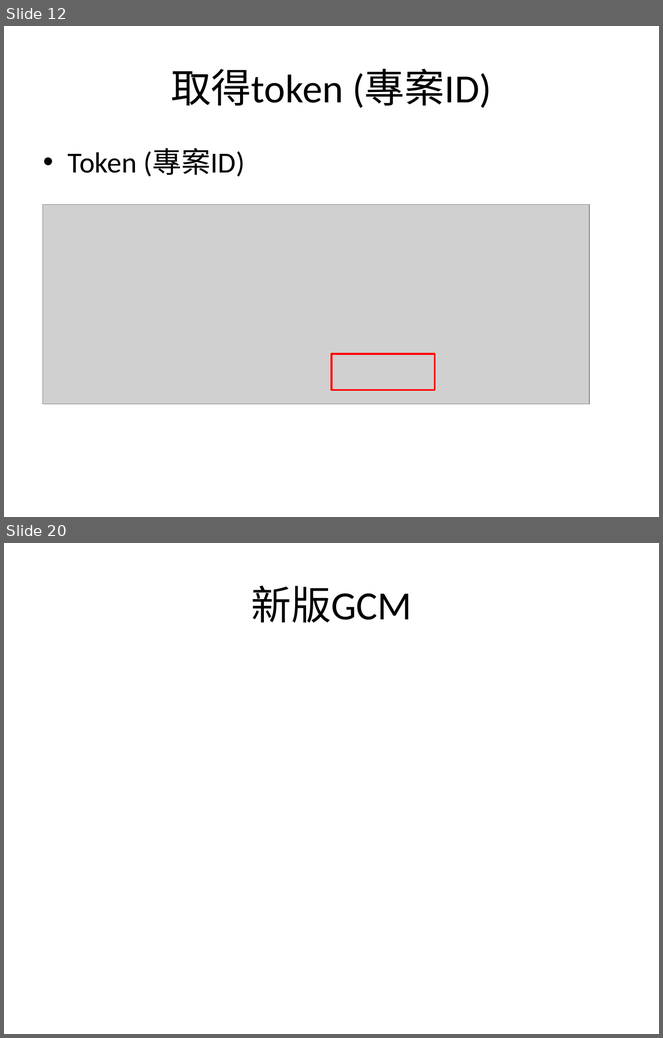
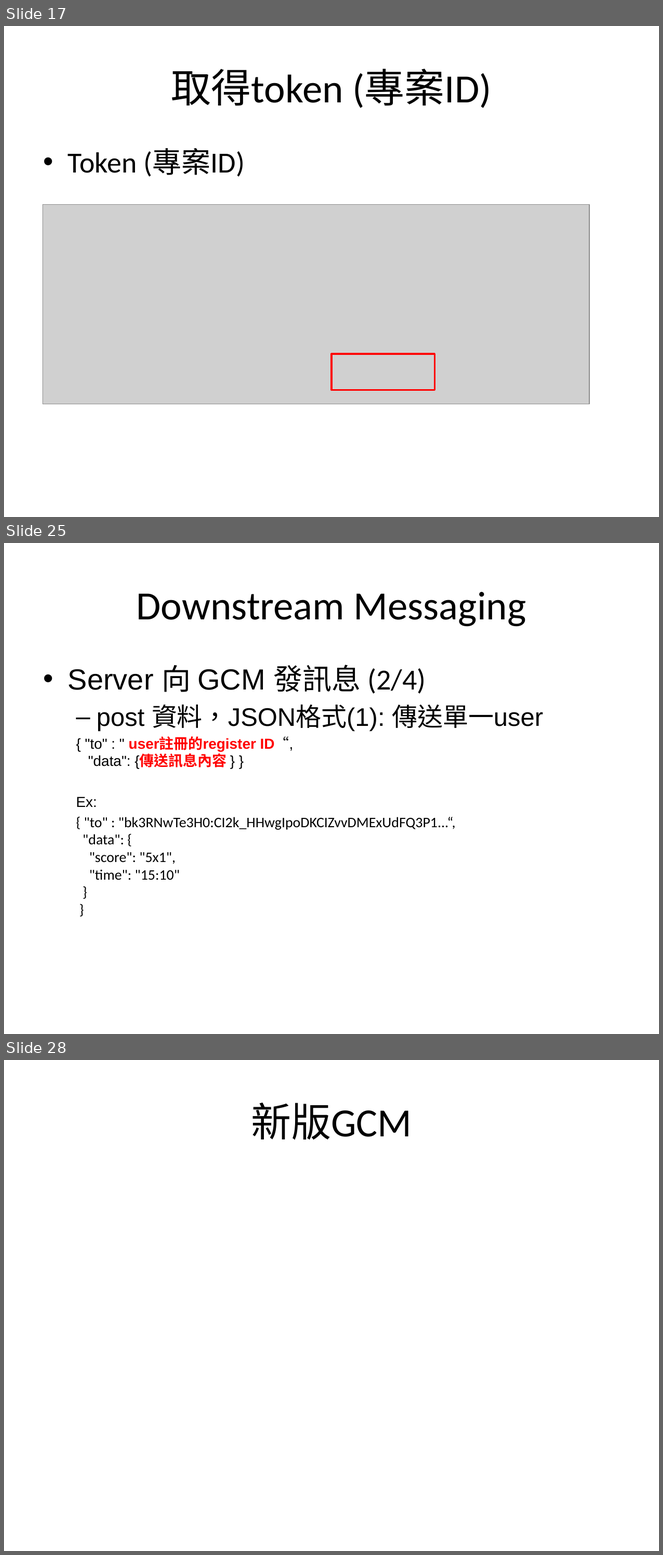
Before and after one commit to sonnyshih/AndroidDemoSample, a slide deck: CustomerUIDemo/GCM instruction.pptx. Shown one above the other, each under a label of ours: slides 12 and 20 before the commit, slides 17, 25 and 28 after it; the slides between them are not shown. The pictures are 663x1038 and 663x1555 pixels, drawn with LibreOffice and Linux fonts; fonts in the diff are those of the drawing; grey boxes stand for pictures. Boxes give left, top, right and bottom in pixels: in the first picture for what was removed or moved away, otherwise in the second. Text is boxed around its words. In the diff, an @@ line names an element or a change of style, - is before the commit and + after.

Commit message:
1. Modify GCM instruction.pptx 2. Modify the Downstream Messaging Demo

```diff
--- a/CustomerUIDemo/GCM instruction.pptx
+++ b/CustomerUIDemo/GCM instruction.pptx
@@ slide 25 added at [4, 543, 659, 1034], background #FFFFFF @@
@@ title added at [137, 592, 527, 627], 44 pt, text #000000 @@
+Downstream Messaging
@@ text added at [68, 665, 543, 880], 16 pt, text #000000 @@
+• Server 向 GCM 發訊息 (2/4)
+  – post 資料，JSON格式(1): 傳送單一user
+  { "to" : " user註冊的register ID“,
+  "data": {傳送訊息內容 } }
+  Ex:
+  { "to" : "bk3RNwTe3H0:CI2k_HHwgIpoDKCIZvvDMExUdFQ3P1...“,
+  "data": {
+  "score": "5x1",
+  "time": "15:10"
+  }
+  }
@@ what was slide 12 is now slide 17 @@
@@ what was slide 20 is now slide 28 @@
```
Also in this commit, not shown: 7 slides changed, 7 other slides added, 7 other files.
